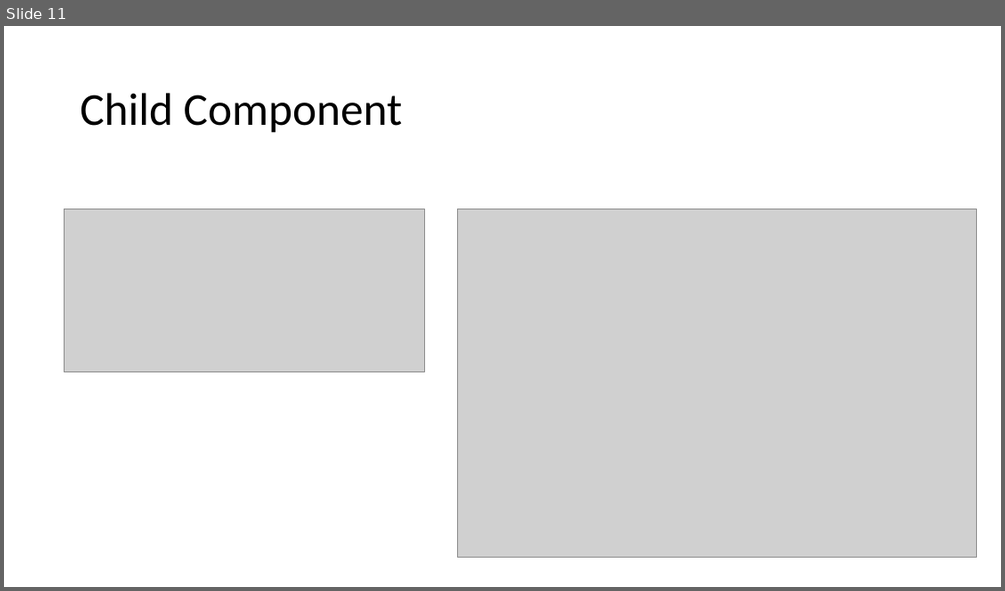
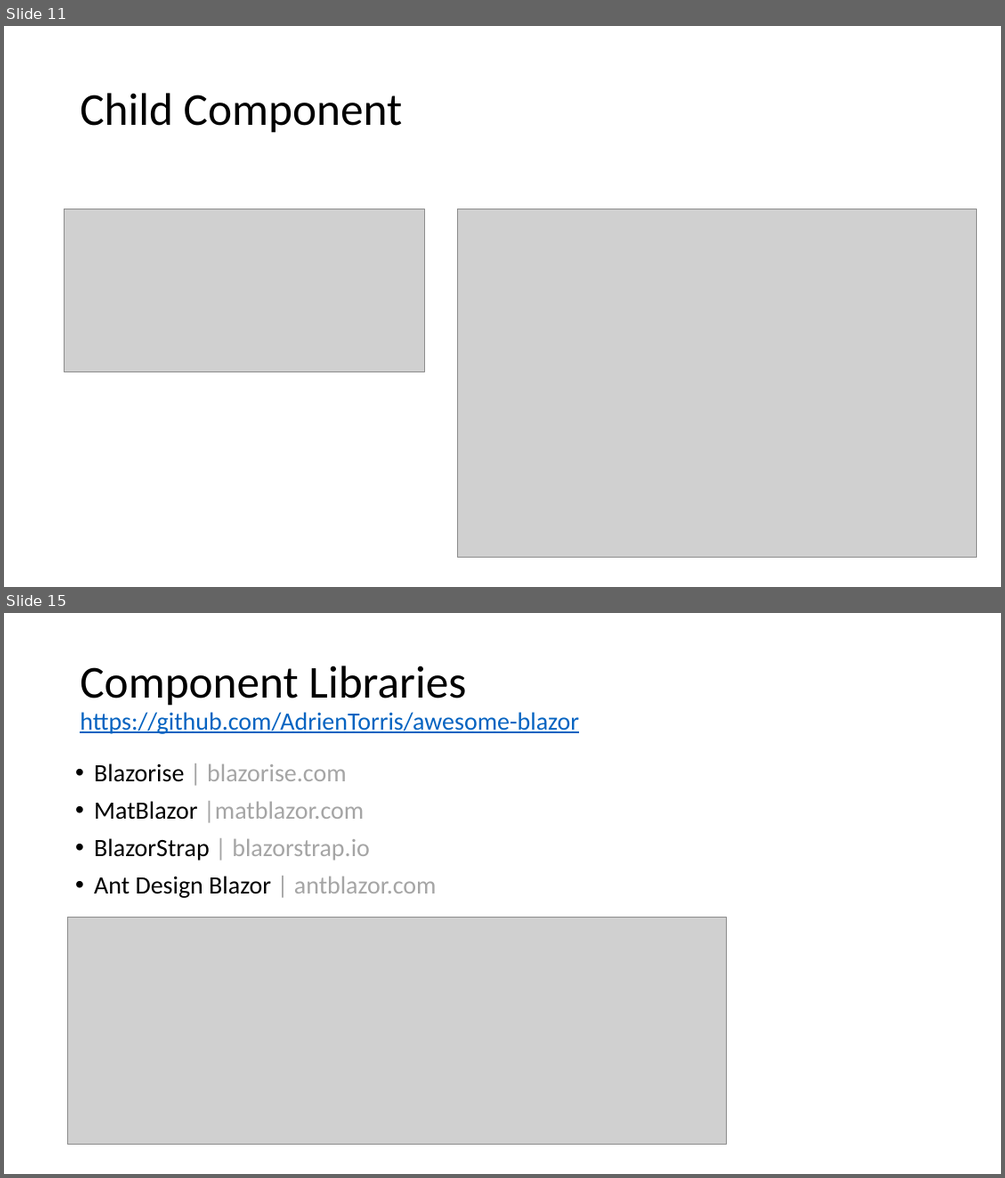
Before and after one commit to hikalkan/presentations, a slide deck: 2021-02-21 DotnetKonf/Presentation.pptx. Shown one above the other, each under a label of ours: slide 11 before the commit, slides 11 and 15 after it; the slides between them are not shown. The pictures are 1005x591 and 1005x1178 pixels, drawn with LibreOffice and Linux fonts; fonts in the diff are those of the drawing; grey boxes stand for pictures. Boxes give left, top, right and bottom in pixels: in the first picture for what was removed or moved away, otherwise in the second. Text is boxed around its words. In the diff, an @@ line names an element or a change of style, - is before the commit and + after.

```diff
--- a/2021-02-21 DotnetKonf/Presentation.pptx
+++ b/2021-02-21 DotnetKonf/Presentation.pptx
@@ slide 15 added at (4,613,1001,1174), background #FFFFFF @@
@@ title added at (80,666,579,734), 24 pt, text #0563C1, underline @@
+Component Libraries
+https://github.com/AdrienTorris/awesome-blazor
@@ text added at (94,763,437,898), 24 pt, text #A5A5A5 @@
+• Blazorise | blazorise.com
+• MatBlazor |matblazor.com
+• BlazorStrap | blazorstrap.io
+• Ant Design Blazor | antblazor.com
@@ picture added at (68,917,727,1144) @@
```
Also in this commit, not shown: 4 other slides added.
